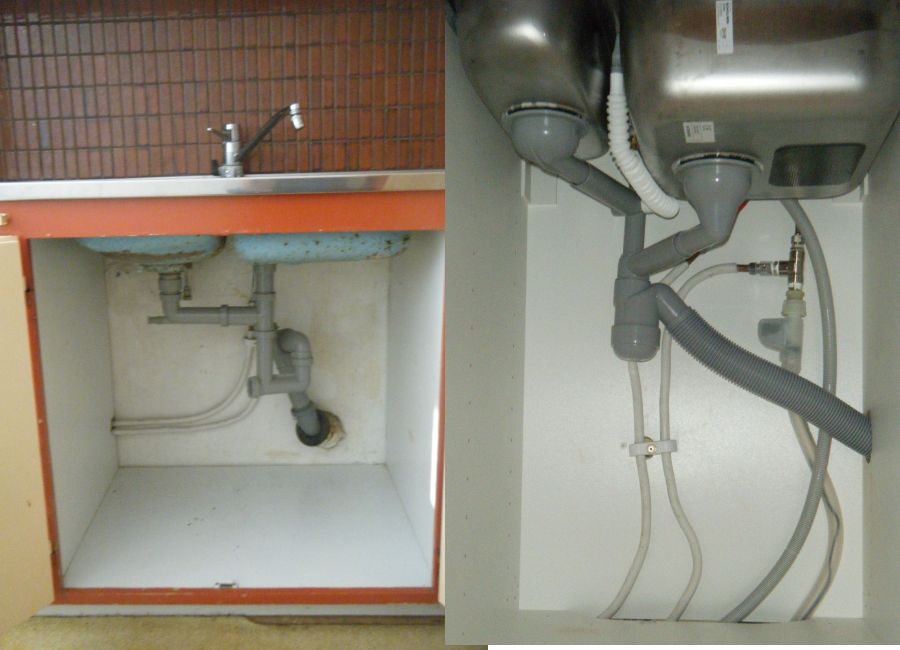
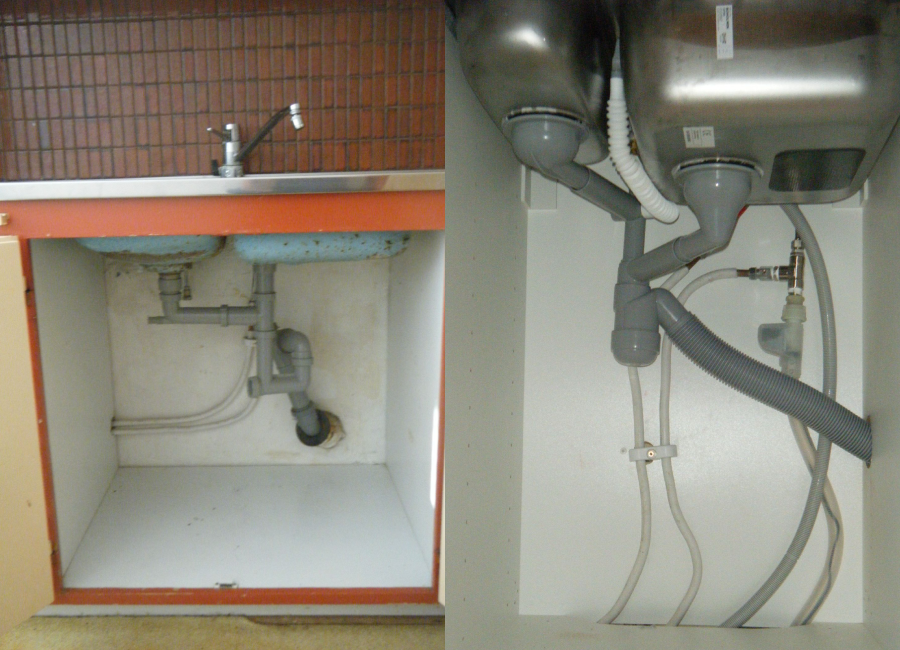
Layers edited between the first and the second 900x650 image:
painted on "Layer 2" over [444, 0, 900, 650]
